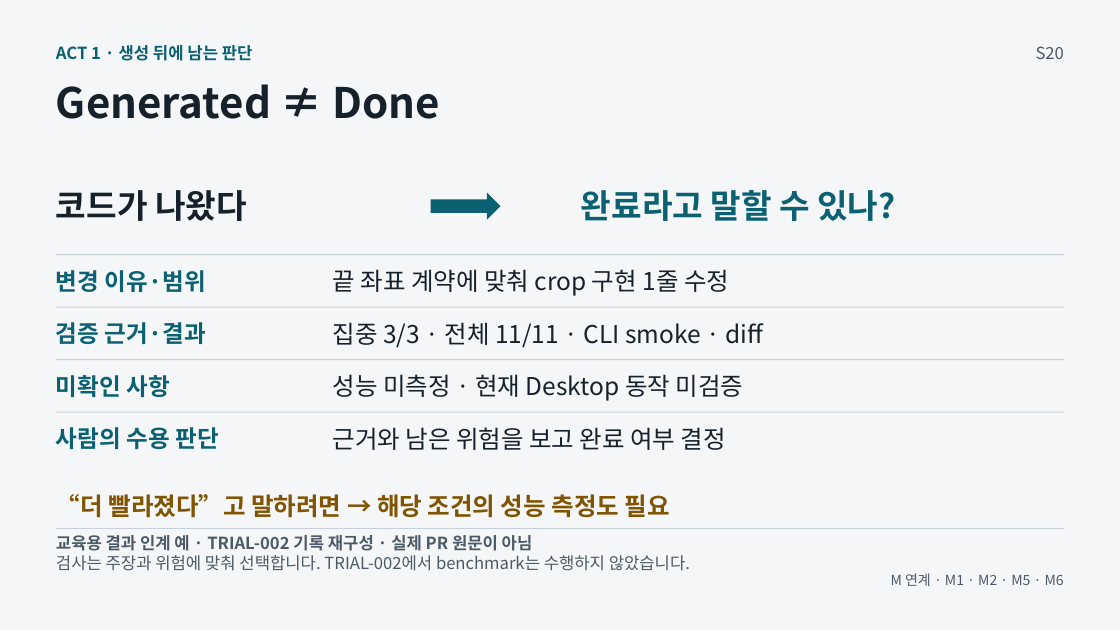
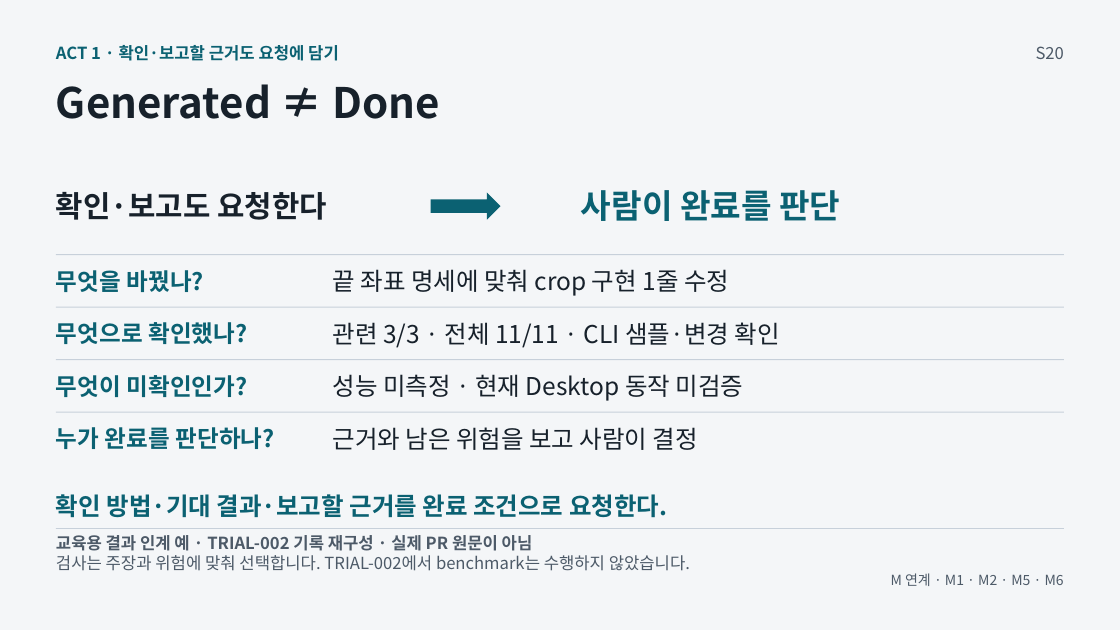
Before and after one commit to GideokKim/ai-dev-training, a slide deck: slide 10 of production/ACT_1.pptx. Drawn at 1120x630 pixels with LibreOffice and Linux fonts; fonts in the diff are those of the drawing. Boxes give left, top, right and bottom in pixels: in the first picture for what was removed or moved away, otherwise in the second. Text is boxed around its words. In the diff, an @@ line names an element or a change of style, - is before the commit and + after.

```diff
--- a/production/ACT_1.pptx
+++ b/production/ACT_1.pptx
@@ text at (56,45,339,61): text changed @@
-ACT 1 · 생성 뒤에 남는 판단
+ACT 1 · 확인·보고할 근거도 요청에 담기
@@ text at (56,192,328,220): text changed; size 28.5 to 25.5 pt @@
-코드가 나왔다
+확인·보고도 요청한다
@@ text at (581,190,840,221): text changed @@
-완료라고 말할 수 있나?
+사람이 완료를 판단
@@ text at (332,269,729,296): text changed @@
-끝 좌표 계약에 맞춰 crop 구현 1줄 수정
+끝 좌표 명세에 맞춰 crop 구현 1줄 수정
@@ text at (56,270,205,292): text changed @@
-변경 이유·범위
+무엇을 바꿨나?
@@ text at (56,322,247,344): text changed @@
-검증 근거·결과
+무엇으로 확인했나?
@@ text at (332,322,780,348): text changed @@
-집중 3/3 · 전체 11/11 · CLI smoke · diff
+관련 3/3 · 전체 11/11 · CLI 샘플·변경 확인
@@ text at (56,375,248,397): text changed @@
-미확인 사항
+무엇이 미확인인가?
@@ text at (56,427,275,449): text changed @@
-사람의 수용 판단
+누가 완료를 판단하나?
@@ text at (332,427,698,450): text changed @@
-근거와 남은 위험을 보고 완료 여부 결정
+근거와 남은 위험을 보고 사람이 결정
@@ text at (56,494,667,518): text changed; text colour #805400 to #0B6172 @@
-“더 빨라졌다”고 말하려면 → 해당 조건의 성능 측정도 필요
+확인 방법·기대 결과·보고할 근거를 완료 조건으로 요청한다.
```
Also in this commit, not shown: 12 other slides changed, 46 other files.
